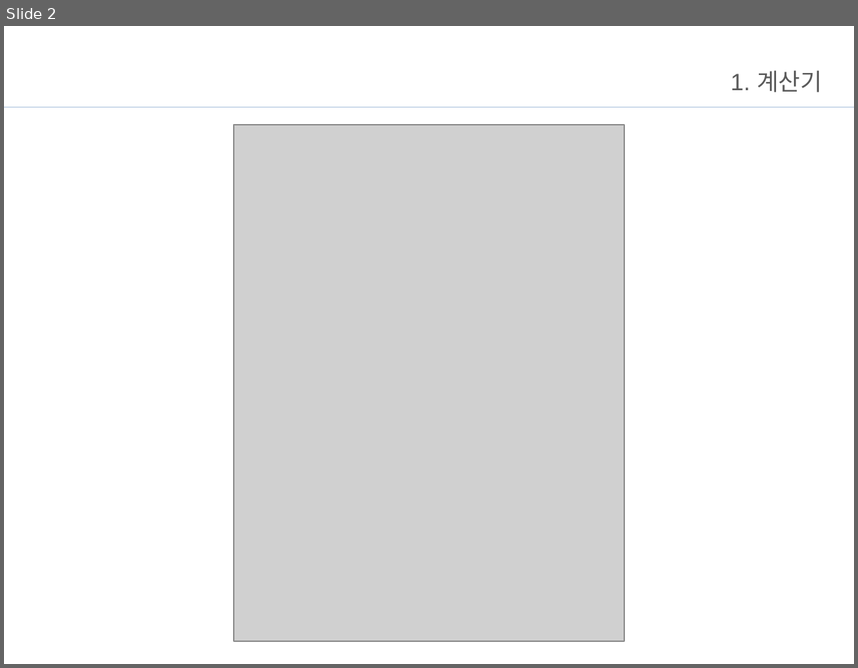
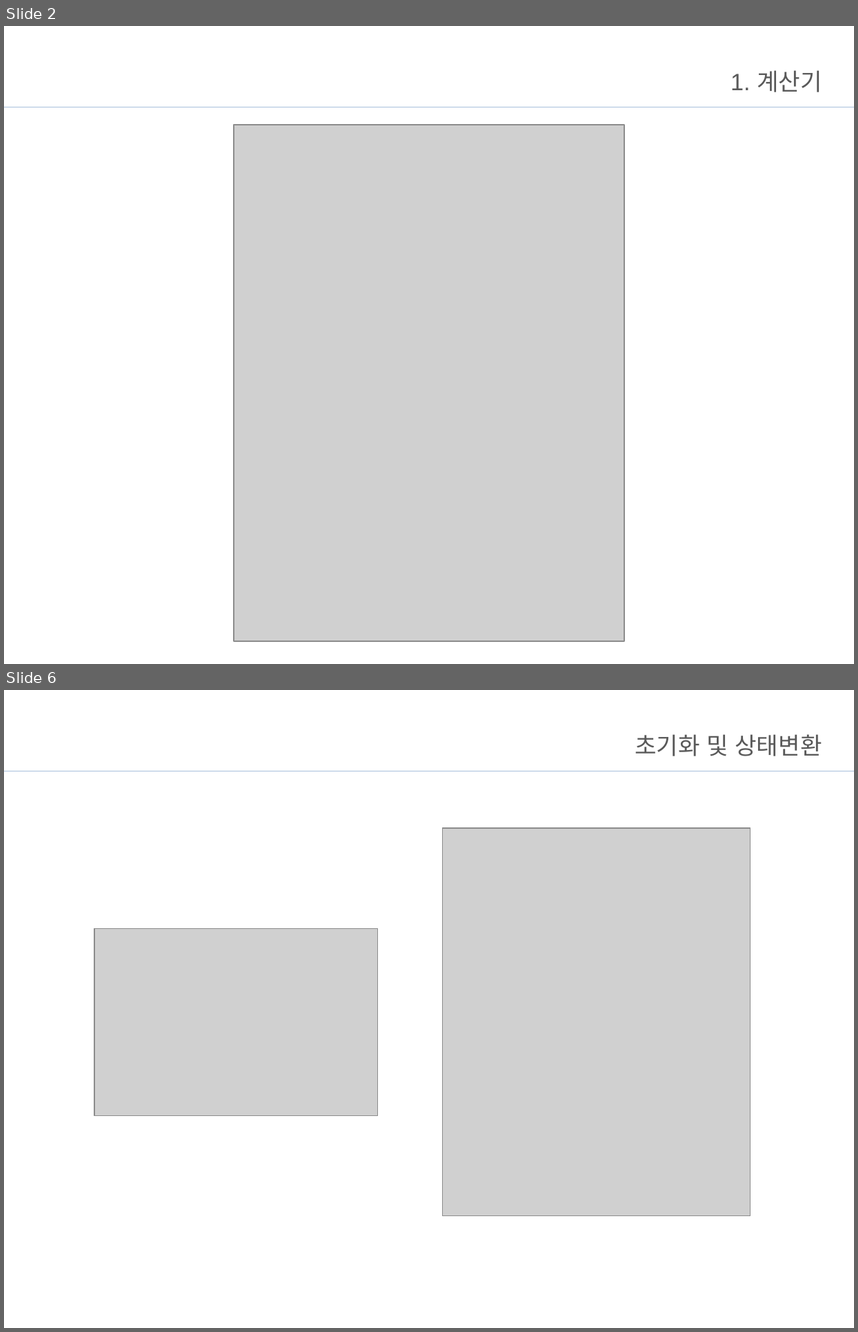
Before and after one commit to Jo-jangho/Web, a slide deck: 과제/JavaScript브리핑.pptx. Shown one above the other, each under a label of ours: slide 2 before the commit, slides 2 and 6 after it; the slides between them are not shown. The pictures are 858x668 and 858x1332 pixels, drawn with LibreOffice and Linux fonts; fonts in the diff are those of the drawing; grey boxes stand for pictures; background and template pictures are left out. Boxes give left, top, right and bottom in pixels: in the first picture for what was removed or moved away, otherwise in the second. Text is boxed around its words. In the diff, an @@ line names an element or a change of style, - is before the commit and + after.

```diff
--- a/과제/JavaScript브리핑.pptx
+++ b/과제/JavaScript브리핑.pptx
@@ slide 6 added at [4, 690, 854, 1328], background #FFFFFF; not listed: 1 template element that a slide beside it also shows @@
@@ title added at [635, 734, 822, 756], 20 pt, text #595959 @@
+초기화 및 상태변환
@@ picture added at [443, 828, 751, 1215] @@
@@ picture added at [94, 928, 378, 1115] @@
```
Also in this commit, not shown: 29 other slides added, 13 slides removed, 44 other files.
